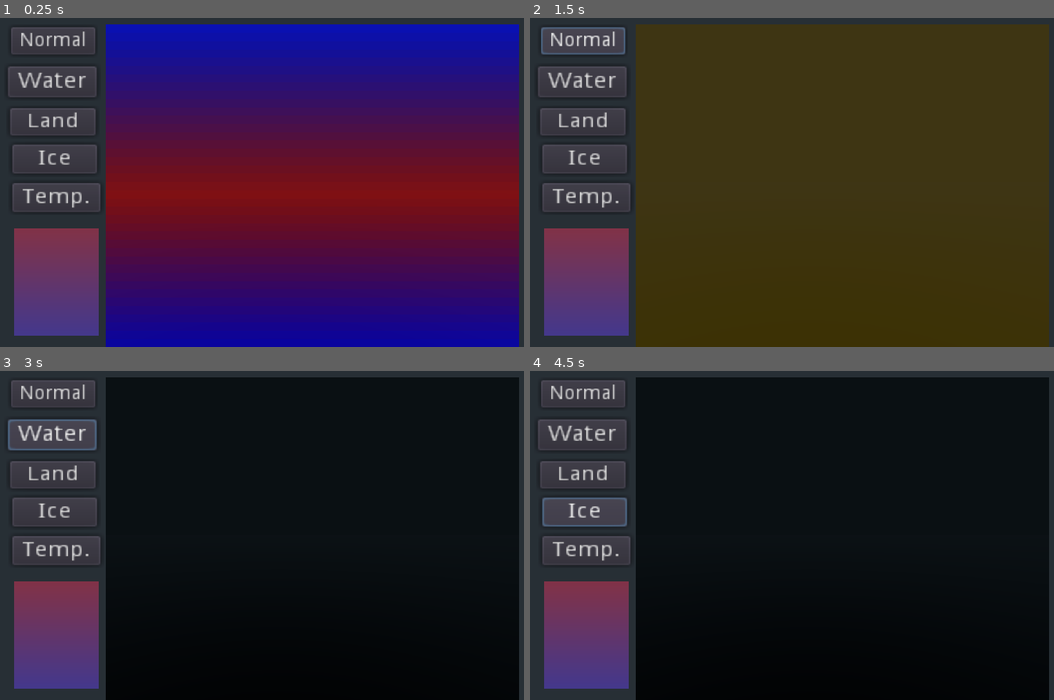
Above: before the commit, frames 1-4 (two rows, left to right).
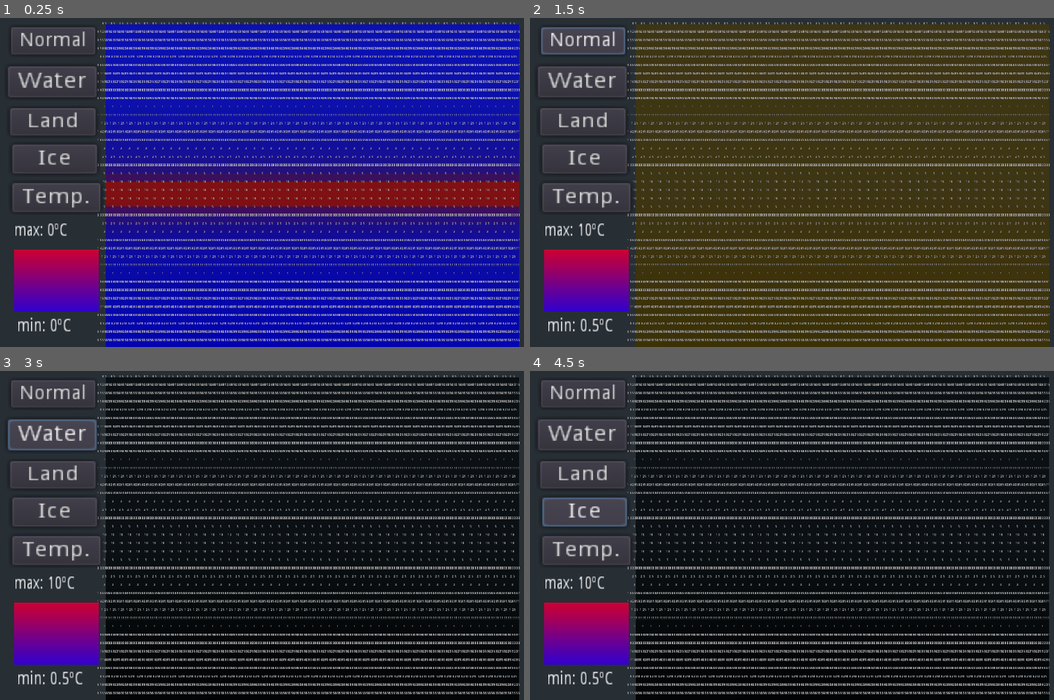
Above: after the commit, the same moments.

Repository: nestorac/earth
Game: Godot game, scene res://Globe.tscn
Same seed, same stepped clock (60 frames per second), same inputs: the game is played once before the commit and once after it.
Inputs:
- Up to frame 1 (0.25 s): no input
- Up to frame 2 (1.5 s): click "Temp." at 0.5 s; click "Normal" at 1.25 s
- Up to frame 3 (3 s): click "Normal" at 2 s; click "Water" at 2.75 s
- Up to frame 4 (4.5 s): click "Land" at 3.5 s; click "Ice" at 4.25 s

The runs differ from the first frame. In frame 1, 72% of the frame differs, in the area x 2-100%, y 1-99%; in frame 2, 19%; in frame 3, 20%; in frame 4, 20%.

Commit message:
Now, temperature colors work.

Diff:
--- a/Globe.tscn
+++ b/Globe.tscn
@@ -10,8 +10,8 @@
 [sub_resource type="Shader" id=3]
 code = "shader_type canvas_item;
 
-uniform vec4 first_color : hint_color = vec4(1.0);
-uniform vec4 second_color : hint_color = vec4(0.0, 0.0, 0.0, 1.0);
+uniform vec4 first_color : hint_color = vec4(1.0, 0.0, 0.0, 1.0);
+uniform vec4 second_color : hint_color = vec4(0.0, 0.0, 1.0, 1.0);
 uniform float position : hint_range(-0.5, 0.5) = 0.0;
 uniform float size : hint_range(0.5, 2) = 0.5;
 uniform float angle : hint_range(0.0, 360.0) = 0.0;
@@ -26,8 +26,8 @@
 
 [sub_resource type="ShaderMaterial" id=4]
 shader = SubResource( 3 )
-shader_param/first_color = Color( 0.188235, 0.227451, 0.639216, 1 )
-shader_param/second_color = Color( 0.588235, 0.192157, 0.192157, 1 )
+shader_param/first_color = Color( 1, 0, 0, 1 )
+shader_param/second_color = Color( 0, 0, 1, 1 )
 shader_param/position = 0.0
 shader_param/size = 1.662
 shader_param/angle = 90.0
@@ -96,9 +96,26 @@
 [node name="Gradient" type="ColorRect" parent="UI"]
 material = SubResource( 4 )
 margin_left = 31.0
-margin_top = 384.0
+margin_top = 423.0
 margin_right = 184.0
-margin_bottom = 580.0
+margin_bottom = 536.0
+
+[node name="min_temp" type="Label" parent="UI"]
+margin_left = 36.0
+margin_top = 546.0
+margin_right = 116.0
+margin_bottom = 564.0
+rect_scale = Vector2( 1.80095, 2.36219 )
+text = "min: 0ºC"
+max_lines_visible = 1
+
+[node name="max_temp" type="Label" parent="UI"]
+margin_left = 31.0
+margin_top = 373.0
+margin_right = 123.0
+margin_bottom = 391.0
+rect_scale = Vector2( 1.70223, 2.30568 )
+text = "max: 0ºC"
 
 [node name="TurnTimer" type="Timer" parent="."]
 autostart = true
--- a/Scripts/Game.gd
+++ b/Scripts/Game.gd
@@ -1,6 +1,7 @@
 extends Spatial
 
 onready var mmi = $World
+onready var ui = $UI
 
 # Called when the node enters the scene tree for the first time.
 func _ready():
@@ -9,4 +10,21 @@
 
 
 func _on_TurnTimer_timeout():
+	var ui_min_temp = $UI/min_temp
+	var ui_max_temp = $UI/max_temp
+	var world = $World
+	var world_max_temp = world.max_temp_c
+	var world_min_temp = world.min_temp_c
+
+#	var _colors = [PoolColorArray()]
+#	_colors[0].push_back(Color(1.0, 0, 0, 1))
+#	_colors[0].push_back(Color(0, 1.0, 0, 1))
+
+
+#	var gradient = $UI/Gradient
+#	gradient.set_colors(_colors)
+
+	ui_max_temp.set_text(str("max: ", world_max_temp, "ºC"))
+	ui_min_temp.set_text(str("min: ", world_min_temp, "ºC"))
+
 	mmi.next_turn()
--- a/Scripts/GlobalVars.gd
+++ b/Scripts/GlobalVars.gd
@@ -1,3 +1,6 @@
 extends Node
 
 enum layer {NONE, WATER, LAND, ICE, GRASS, TEMP}
+
+export var color_min = Color (0.0, 0.0, 1.0, 1.0)
+export var color_max = Color (1.0, 0.0, 0.0, 1.0)
--- a/Scripts/Square.gd
+++ b/Scripts/Square.gd
@@ -11,7 +11,7 @@
 var color = Color(0, 0, 0)
 var st = SurfaceTool.new()
 
-var temperature_celsius = 21.0 # between -100 and +100
+export var temperature_celsius = 10.0 # between -100 and +100
 
 #var layer = NONE
 
@@ -105,21 +105,15 @@
 
 func draw_square_temp(_min, _max):
 	var material = get_surface_material(0)
-	var color1 = Color (1.0, 0, 0, 0)
-	var color2 = Color (0, 0, 1.0, 0)
+	var value = 0.0
 
 	if _max == _min:
-		color = color1.linear_interpolate(color2, temperature_celsius/200.0)
+		value = _min - temperature_celsius
 	else:
-		if _min != 0:
-			color = color1.linear_interpolate(color2, abs(_max/_min))
-
-#	if temperature_celsius > 40:
-#		color = Color(temperature_celsius/(_max), 0, 0)
-#	else:
-#		color = Color(0, 0, temperature_celsius/(_max))
-#
-#	color = Color((temperature_celsius-40.0)/(100.0), 0, (temperature_celsius+40)/100.0)
+		value = abs( ( float(_min - temperature_celsius) ) / (float ( (_max - _min) ) ) )
+		print (abs(value))
+
+	color = GlobalVars.color_min.linear_interpolate(GlobalVars.color_max, value)
 
 	material.albedo_color = color
 
@@ -201,7 +195,7 @@
 	load_fig()
 	init()
 	play()
-#	escaquear() # Draw coordinates on every square. Debugging purposes.
+	escaquear() # Draw coordinates on every square. Debugging purposes.
 
 	set_surface_material(0, _material)
 
--- a/Scripts/UImenu.gd
+++ b/Scripts/UImenu.gd
@@ -4,11 +4,15 @@
 # var a = 2
 # var b = "text"
 
+onready var gradient = $Gradient
 
 # Called when the node enters the scene tree for the first time.
 func _ready():
-	pass # Replace with function body.
+	set_gradient_colors(GlobalVars.color_min, GlobalVars.color_max)
 
+func set_gradient_colors(color_min:Color, color_max:Color):
+	gradient.material.set("shader_param/first_color", color_min)
+	gradient.material.set("shader_param/second_color", color_max)
 
 func hide_squares(layer):
 	var mmi = $"../World"
@@ -41,7 +45,7 @@
 	var mmi = $"../World"
 	mmi.set_layer(GlobalVars.layer.TEMP)
 	for square in mmi.get_children():
-		square.draw_square_temp(0,50)
+		square.draw_square_temp(mmi.min_temp_c, mmi.max_temp_c)
 
 
 func _on_BtNormal_button_up():
--- a/Scripts/World.gd
+++ b/Scripts/World.gd
@@ -9,8 +9,8 @@
 
 export var water_impact = 50.0
 
-var max_temp_c
-var min_temp_c
+var max_temp_c = 0.0
+var min_temp_c = 0.0
 
 export var islands = 5
 export var layer = GlobalVars.layer.NONE
@@ -34,6 +34,13 @@
 	min_temp_c = squares[0].temperature_celsius
 
 	for square in squares:
+		var coord_y = square.coord_y
+		var distance = abs( coord_y - equator )
+
+		if distance != 0.0:
+			square.temperature_celsius = 10.0 / (distance)
+		else:
+			square.temperature_celsius = 10.0
 		if max_temp_c < square.temperature_celsius:
 			max_temp_c = square.temperature_celsius
 
@@ -41,16 +48,11 @@
 			min_temp_c = square.temperature_celsius
 
 	for square in squares:
-		var coord_y = square.coord_y
-#		var coord_x = square.coord_x
-
-		square.temperature_celsius = abs(coord_y - equator)*10.0
 		square.draw_square_temp(min_temp_c,max_temp_c)
-
-
-func test():
-	for i in get_children():
-		print (i.temperature_celsius)
+		square.escaque_label.text = str(square.temperature_celsius)
+		print ("temp: ", square.temperature_celsius, ", min: ", min_temp_c, ", max: ", max_temp_c)
+
+
 
 # iterate: perform the necessary steps to advance time by 1 day
 func next_turn():
@@ -83,7 +85,6 @@
 
 func impact(x, y, radius, terrain):
 	var square = get_square(x,y)
-	# square.set_terrain(terrain, 1.0)
 
 	for i in range(radius):
 		var aliasing = water_impact
@@ -96,6 +97,7 @@
 			if (i == 0) and (j == 0):
 				square = get_square(x, y)
 				if square:
+					square.temperature_celsius = 100
 					square.add_terrain_water(aliasing)
 					square.remove_land(land_to_be_removed*aliasing/100.0)
 
@@ -176,7 +178,7 @@
 			squares[i].append(square.instance())
 			add_child(square_instance)
 			square_instance.escaque = Vector2(i, j)
-			square_instance.escaque_label.text = str(i) + " " + str(j)
+			square_instance.escaque_label.text = str(square_instance.temperature_celsius)
 			square_instance.transform.origin = Vector3(i,0,j)
 			square_instance.set_name("test_" + str(i) + "_" + str(j))
 			square_instance.coord_x = i
@@ -204,4 +206,3 @@
 			square_instance.set_neighbors(up, down, left, right)
 
 	init_temp_c()
-	test()
